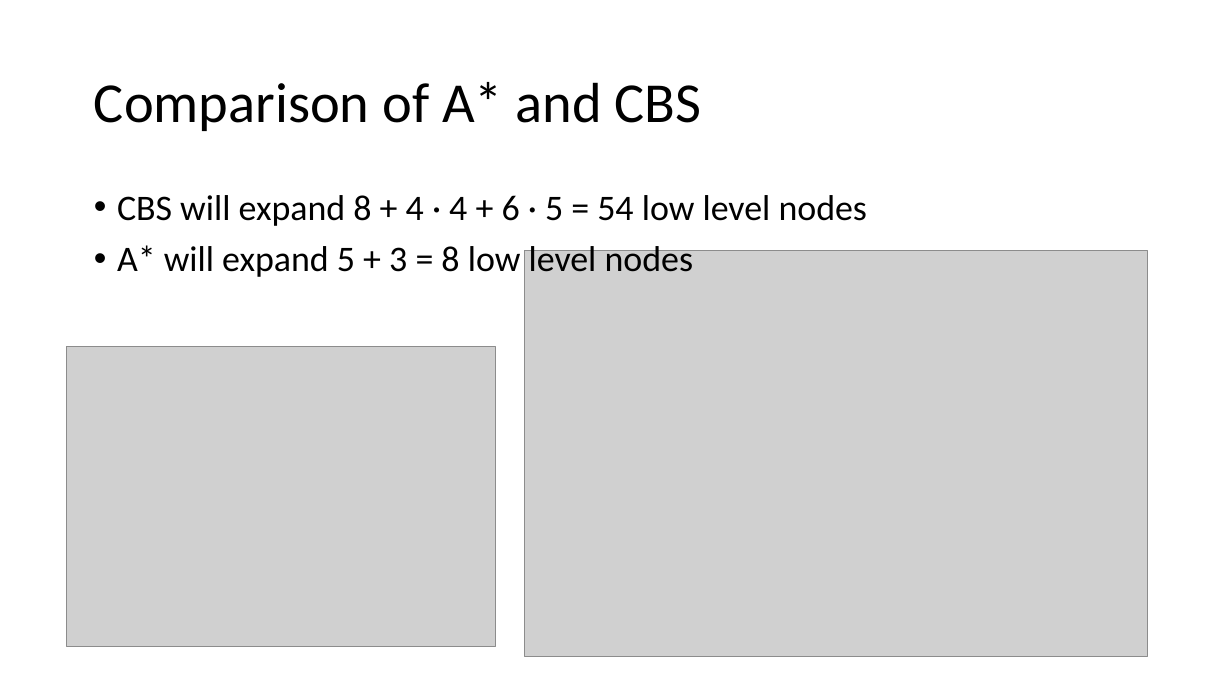
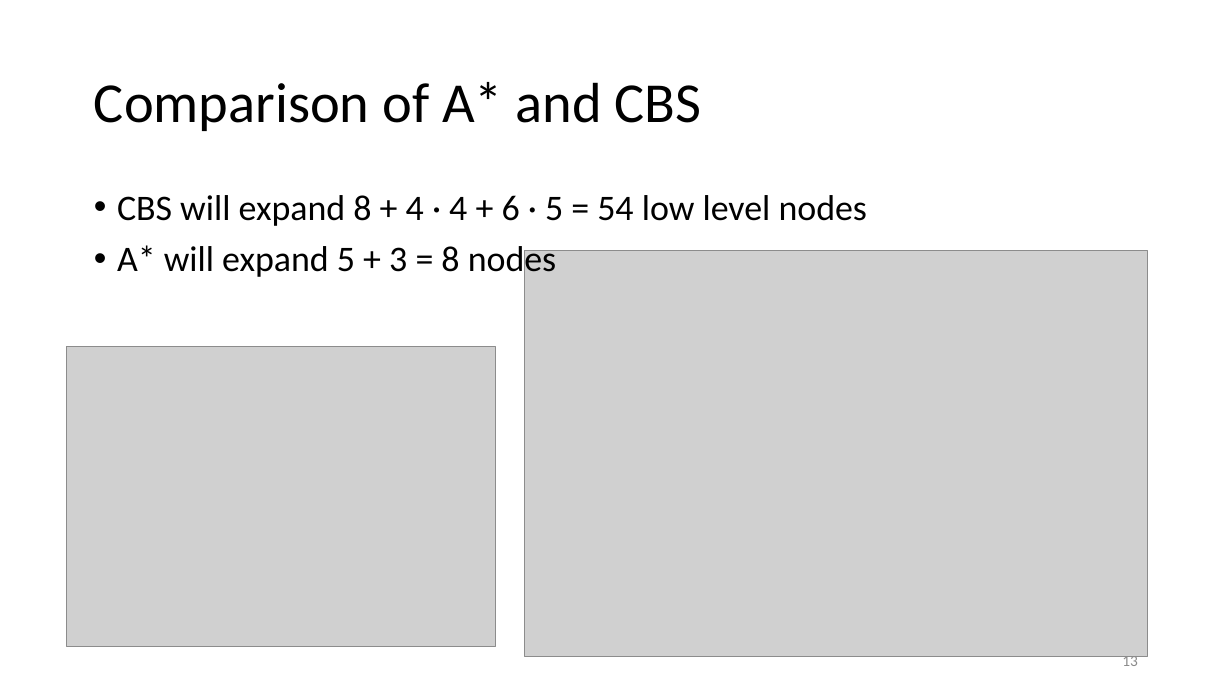
Before and after one commit to DemirDorukDilek/CBS, a slide deck: slide 13 of dahahilipls.pptx (slide 9 before the commit). Drawn at 1232x693 pixels with LibreOffice and Linux fonts; fonts in the diff are those of the drawing; grey boxes stand for pictures. Boxes give left, top, right and bottom in pixels: in the first picture for what was removed or moved away, otherwise in the second. Text is boxed around its words. In the diff, an @@ line names an element or a change of style, - is before the commit and + after.

```diff
--- a/dahahilipls.pptx
+++ b/dahahilipls.pptx
@@ text at bbox=[117, 245, 556, 281]: text changed @@
-• A* will expand 5 + 3 = 8 low level nodes
+• A* will expand 5 + 3 = 8 nodes
@@ page number added at bbox=[1122, 653, 1138, 666], 12 pt, text #8C8C8C @@
+13
```
Also in this commit, not shown: 9 other slides changed, 8 slides added, 3 slides removed, 1 other file.
